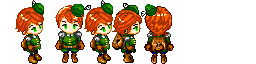
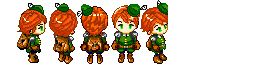
Layers edited between the first and the second 256px x 64px image:
hid group "右下" (10 layers) over [15, 0, 44, 64]
showed group "右" (10 layers) over [17, 3, 47, 63]
renamed "レイヤー 4" to "レイヤー 5", painted on it over [49, 0, 174, 64]
